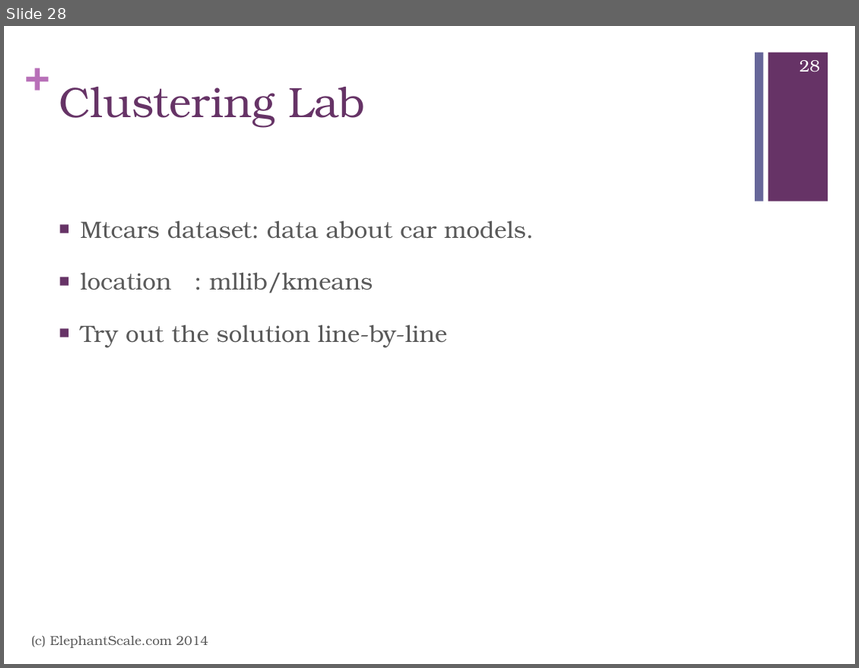
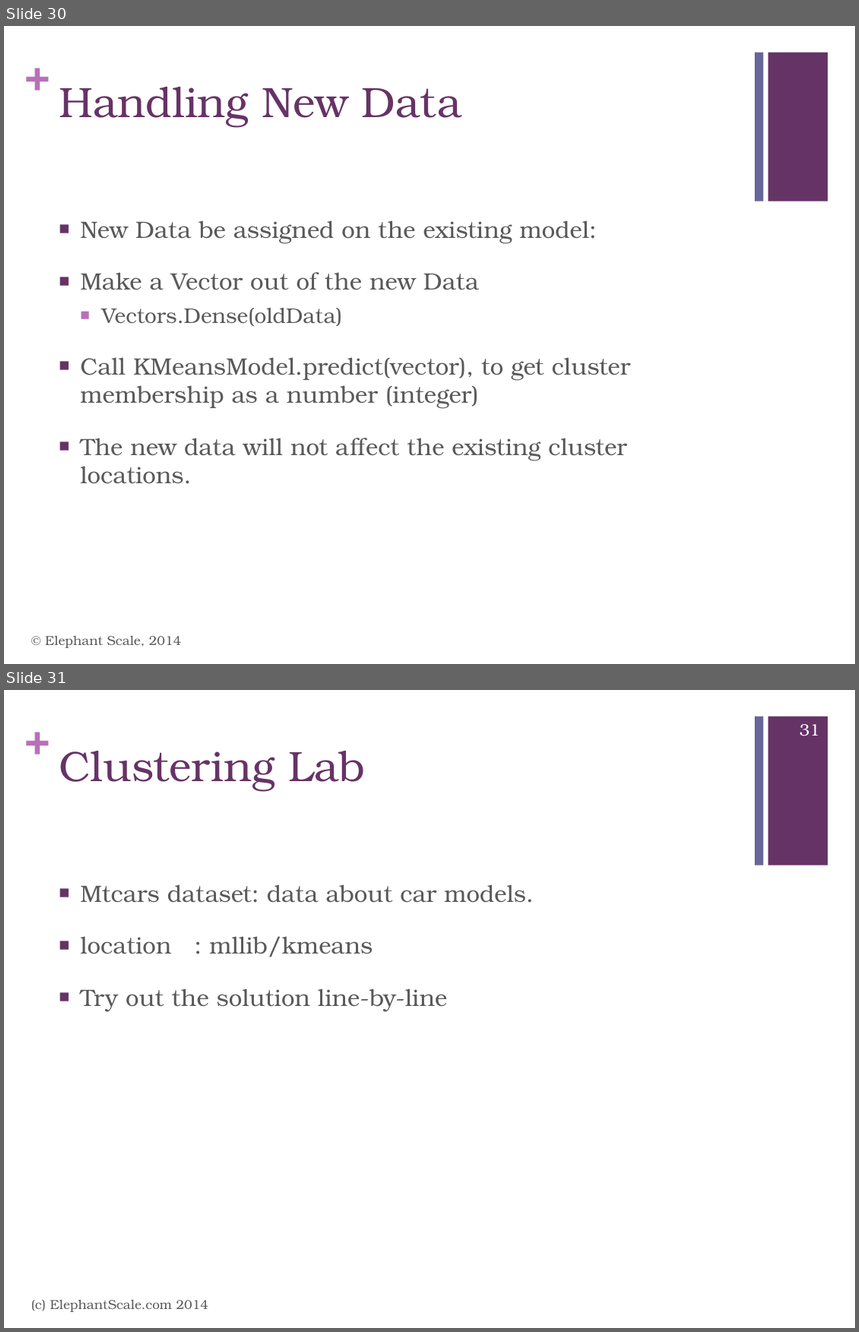
Before and after one commit to mattvinks/spark-labs, a slide deck: slides/MLLib.pptx. Shown one above the other, each under a label of ours: slide 28 before the commit, slides 30 and 31 after it. The pictures are 859x668 and 859x1332 pixels, drawn with LibreOffice and Linux fonts; fonts in the diff are those of the drawing. Boxes give left, top, right and bottom in pixels: in the first picture for what was removed or moved away, otherwise in the second. Text is boxed around its words. In the diff, an @@ line names an element or a change of style, - is before the commit and + after.

```diff
--- a/slides/MLLib.pptx
+++ b/slides/MLLib.pptx
@@ slide 30 added at bbox=[4, 26, 855, 664], background #FFFFFF; not listed: 3 template elements that a slide beside it also shows @@
@@ title added at bbox=[59, 87, 462, 128], 36 pt, text #663366 @@
+Handling New Data
@@ text added at bbox=[80, 221, 631, 484], 20 pt, text #595959 @@
+■ New Data be assigned on the existing model:
+■ Make a Vector out of the new Data
+  ■ Vectors.Dense(oldData)
+■ Call KMeansModel.predict(vector), to get cluster membership as a number (integer)
+■ The new data will not affect the existing cluster locations.
@@ text added at bbox=[45, 636, 182, 648], 11 pt, text #595959 @@
+© Elephant Scale, 2014
@@ what was slide 28 is now slide 31 @@
@@ page number at bbox=[800, 724, 820, 736]: text changed @@
-28
+31
```
Also in this commit, not shown: 7 slides changed, 6 other slides added.
